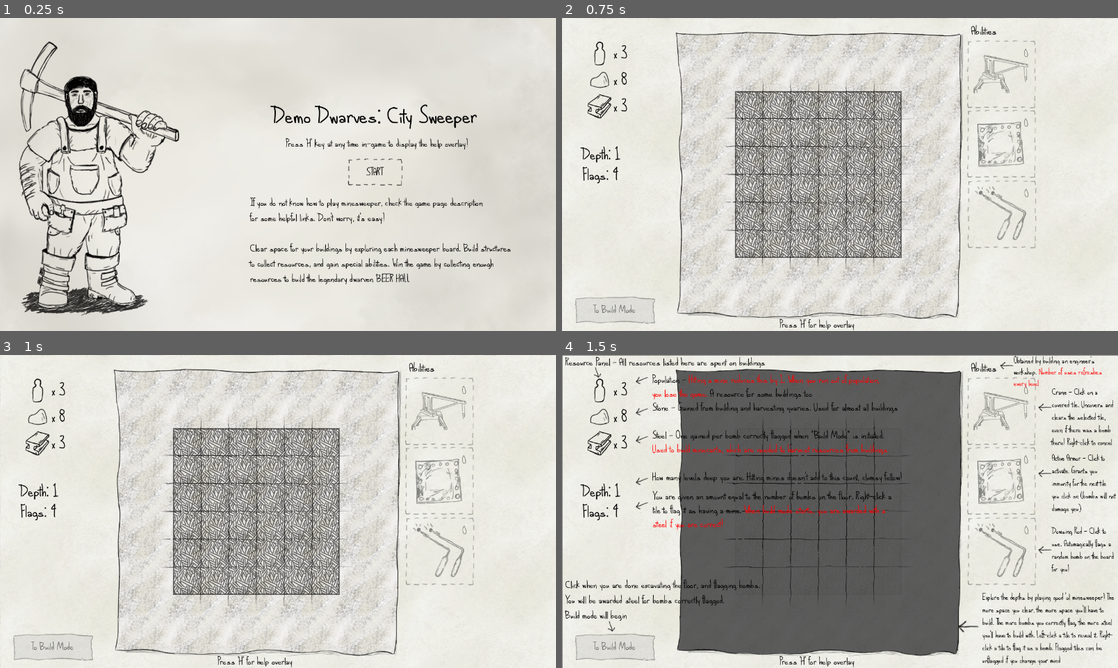
Above: before the commit, frames 1-4 (two rows, left to right).
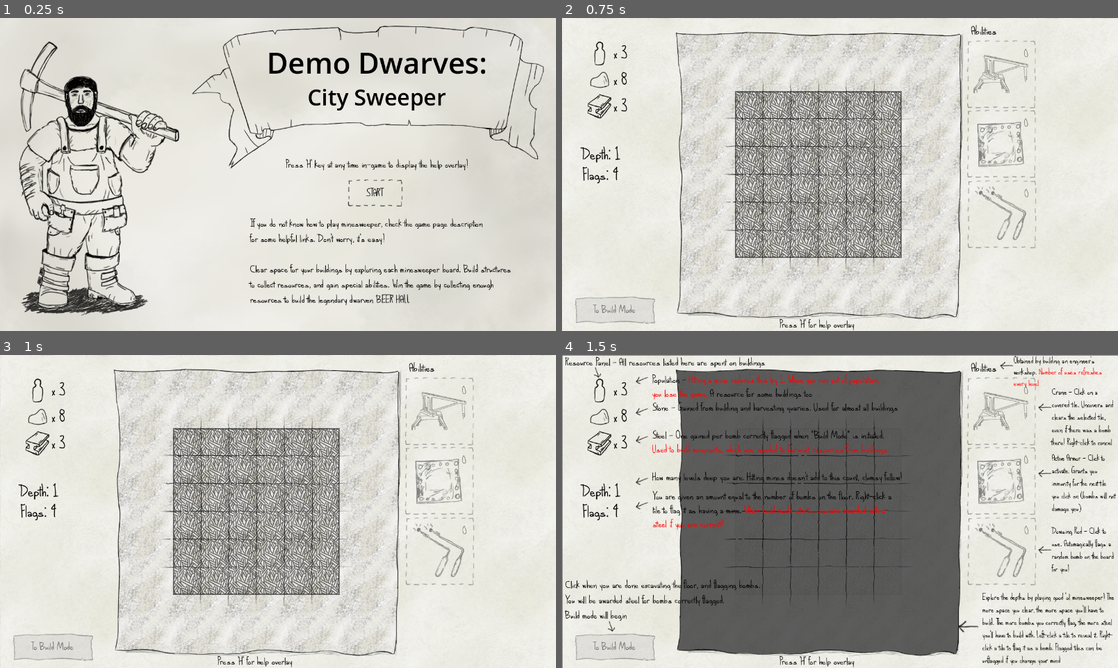
Above: after the commit, the same moments.

Repository: e-lain/MinesweeperDwarves
Game: Godot game, scene res://Title.tscn
The game is run twice, just before and just after one commit, with the same random seed, the same clock (stepped at 60 frames per second) and the same inputs.
Inputs (mouse positions are in pixels of both pictures, inside the frame that each line leads up to):
- Up to frame 1 (0.25 s): no input
- Up to frame 2 (0.75 s): click "START" at 0.5 s
- Up to frame 3 (1 s): no input
- Up to frame 4 (1.5 s): tap H at 1.25 s; move the mouse to (1001, 411) at 1.27 s; press the mouse at (1001, 411) at 1.28 s

The runs differ from the first frame. In frame 1, 7.1% of the frame differs, in the area x 34-98%, y 2-92%; in frame 2, nothing differs; in frame 3, nothing differs; in frame 4, nothing differs.

Commit message:
Title Tweaks

Diff:
--- a/Title.tscn
+++ b/Title.tscn
@@ -1,10 +1,16 @@
-[gd_scene load_steps=6 format=3 uid="uid://bn3fb1r6c0upa"]
+[gd_scene load_steps=8 format=3 uid="uid://bn3fb1r6c0upa"]
 
 [ext_resource type="Script" path="res://Title.gd" id="1_1tpif"]
 [ext_resource type="Theme" uid="uid://b6iv3a38m6uhb" path="res://UI.tres" id="1_k2e4r"]
 [ext_resource type="Texture2D" uid="uid://dtcx71mlo5m38" path="res://Assets/UI/TitleScreen.png" id="1_qaah5"]
 [ext_resource type="StyleBox" uid="uid://cs0uiigi7qlev" path="res://UI/InnerButtonStyle.tres" id="4_prg3j"]
 [ext_resource type="StyleBox" uid="uid://d1t3tpmhbhut8" path="res://UI/HoveredInnerButtonStyle.tres" id="5_5xhew"]
+[ext_resource type="Texture2D" uid="uid://bf0kqdtsnmfol" path="res://Assets/UI/Banner.png" id="6_51ii4"]
+
+[sub_resource type="SystemFont" id="SystemFont_23266"]
+font_names = PackedStringArray("Segoe Print")
+hinting = 2
+multichannel_signed_distance_field = true
 
 [node name="Title" type="Node2D"]
 script = ExtResource("1_1tpif")
@@ -24,20 +30,33 @@
 
 [node name="Title" type="Label" parent="Control"]
 layout_mode = 0
-offset_left = 448.0
-offset_right = 1280.0
-offset_bottom = 448.0
-theme_override_font_sizes/font_size = 72
-text = "Demo Dwarves: City Sweeper"
+offset_left = 452.0
+offset_top = -122.0
+offset_right = 1284.0
+offset_bottom = 326.0
+theme_override_fonts/font = SubResource("SystemFont_23266")
+theme_override_font_sizes/font_size = 67
+text = "Demo Dwarves:"
+horizontal_alignment = 1
+vertical_alignment = 1
+
+[node name="Title2" type="Label" parent="Control/Title"]
+layout_mode = 0
+offset_top = 79.0
+offset_right = 832.0
+offset_bottom = 527.0
+theme_override_fonts/font = SubResource("SystemFont_23266")
+theme_override_font_sizes/font_size = 51
+text = "City Sweeper"
 horizontal_alignment = 1
 vertical_alignment = 1
 
 [node name="Button" type="Button" parent="Control"]
 layout_mode = 0
 offset_left = 800.0
-offset_top = 320.0
+offset_top = 368.0
 offset_right = 928.0
-offset_bottom = 384.0
+offset_bottom = 435.0
 theme_override_colors/font_color = Color(0, 0, 0, 1)
 theme_override_colors/font_pressed_color = Color(0, 0, 0, 0.560784)
 theme_override_colors/font_hover_color = Color(0, 0, 0, 0.513726)
@@ -50,18 +69,18 @@
 [node name="Help" type="Label" parent="Control"]
 layout_mode = 0
 offset_left = 624.0
-offset_top = 272.0
+offset_top = 320.0
 offset_right = 1112.0
-offset_bottom = 294.0
+offset_bottom = 355.0
 text = "Press 'H' key at any time in-game to display the help overlay!"
 horizontal_alignment = 1
 
 [node name="Help2" type="Label" parent="Control"]
 layout_mode = 0
 offset_left = 576.0
-offset_top = 408.0
+offset_top = 456.0
 offset_right = 1179.0
-offset_bottom = 478.0
+offset_bottom = 666.0
 text = "If you do not know how to play minesweeper, check the game page description
 for some helpful links. Don't worry, it's easy!
 
@@ -69,4 +88,12 @@
 to collect resources, and gain special abilities. Win the game by collecting enough resources to build the legendary dwarven BEER HALL"
 autowrap_mode = 2
 
+[node name="Banner" type="TextureRect" parent="Control"]
+layout_mode = 0
+offset_left = 442.0
+offset_top = 17.0
+offset_right = 1253.0
+offset_bottom = 347.0
+texture = ExtResource("6_51ii4")
+
 [connection signal="pressed" from="Control/Button" to="." method="_on_button_pressed"]
Binary file added: Assets/UI/Banner.png
Not shown, added: Assets/UI/Banner.png.import
